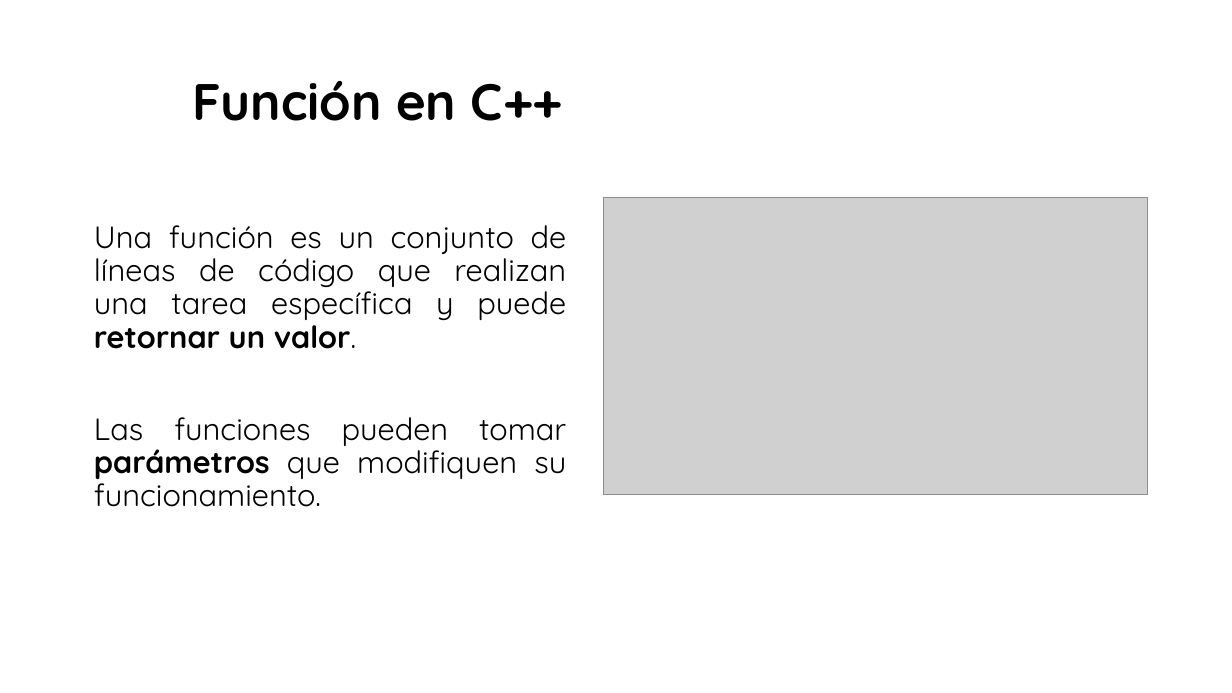
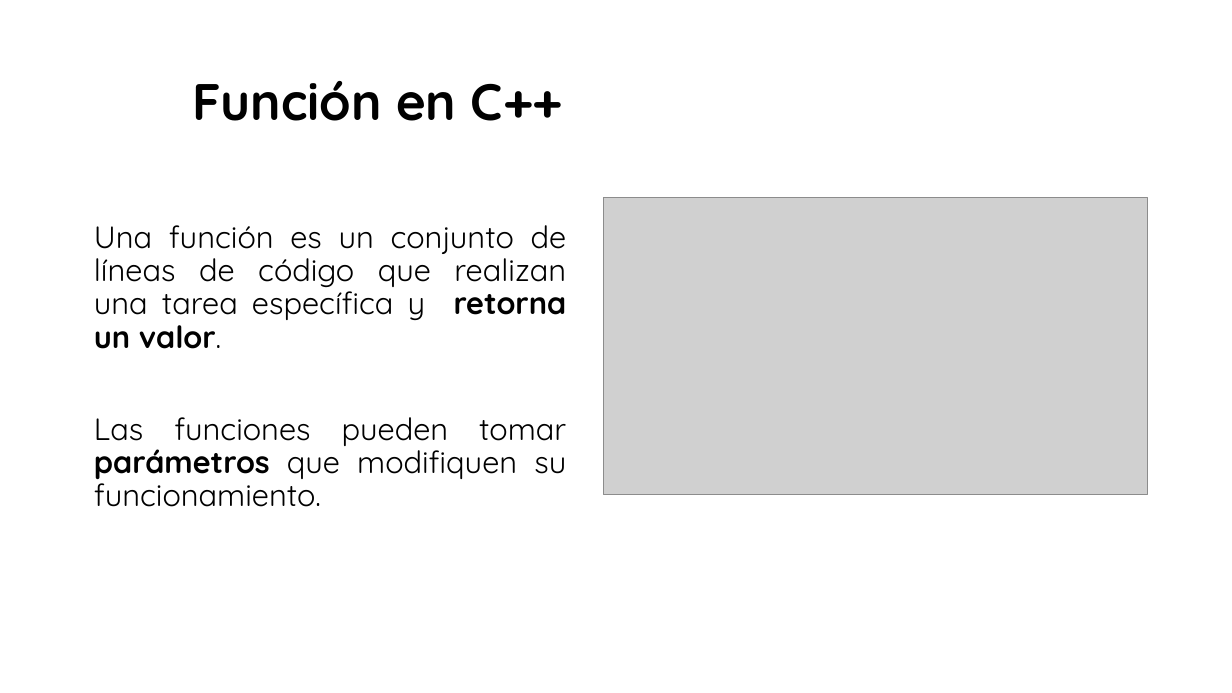
Before and after one commit to gcoronelc/UCONTINENTAL-FUND-PROG-2019-1, a slide deck: slide 18 of Sem09/_Semana9_Teoría.pptx. Drawn at 1232x693 pixels with LibreOffice and Linux fonts; fonts in the diff are those of the drawing; grey boxes stand for pictures; background and template pictures are left out. Boxes give left, top, right and bottom in pixels: in the first picture for what was removed or moved away, otherwise in the second. Text is boxed around its words. In the diff, an @@ line names an element or a change of style, - is before the commit and + after.

```diff
--- a/Sem09/_Semana9_Teoría.pptx
+++ b/Sem09/_Semana9_Teoría.pptx
@@ text at <box>94,225,567,349</box>: text changed @@
-Una función es un conjunto de líneas de código que realizan una tarea específica y puede retornar un valor.
+Una función es un conjunto de líneas de código que realizan una tarea específica y retorna un valor.
```
Also in this commit, not shown: 52 other files.
